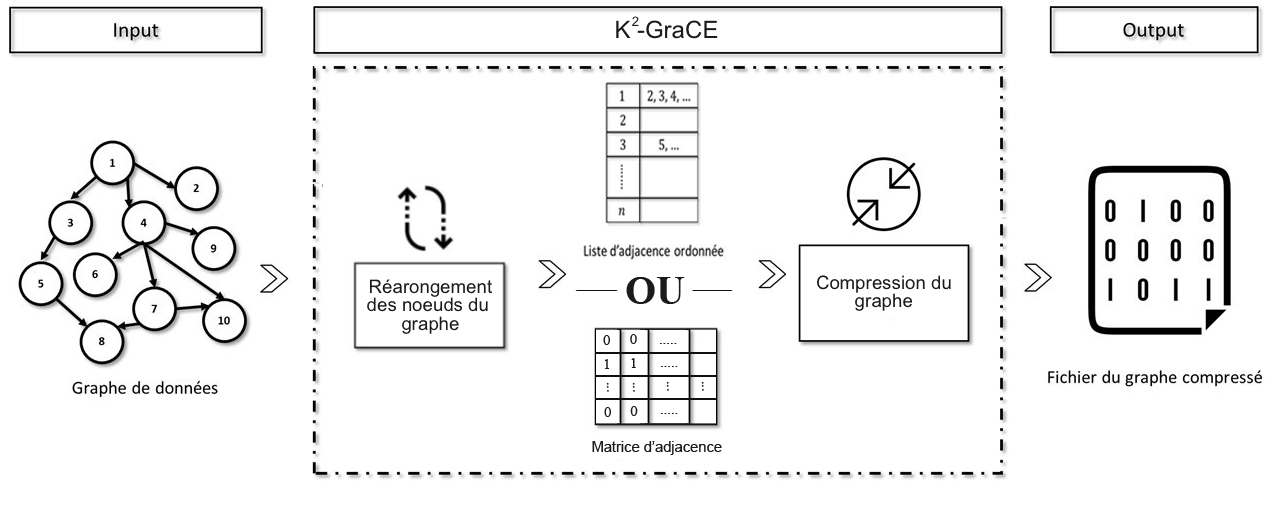
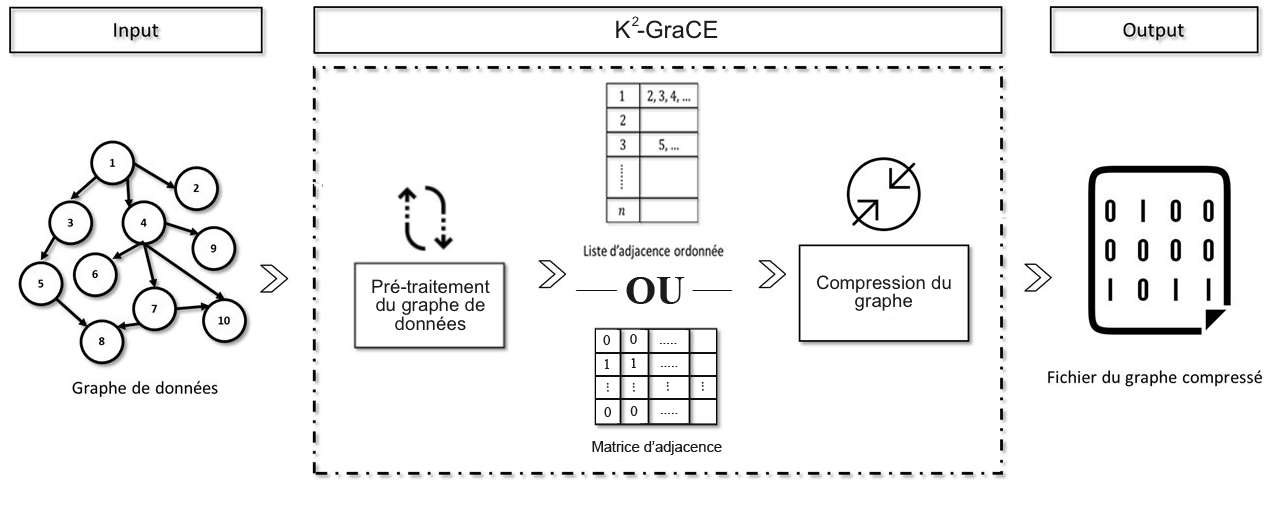
Comparing the layer stacks of the two 1280 x 505 images. Changes:
renamed "Réarongement des noeuds du graphe" to "Pré-traitement du graphe de données", painted on it over [367, 279, 492, 334]
